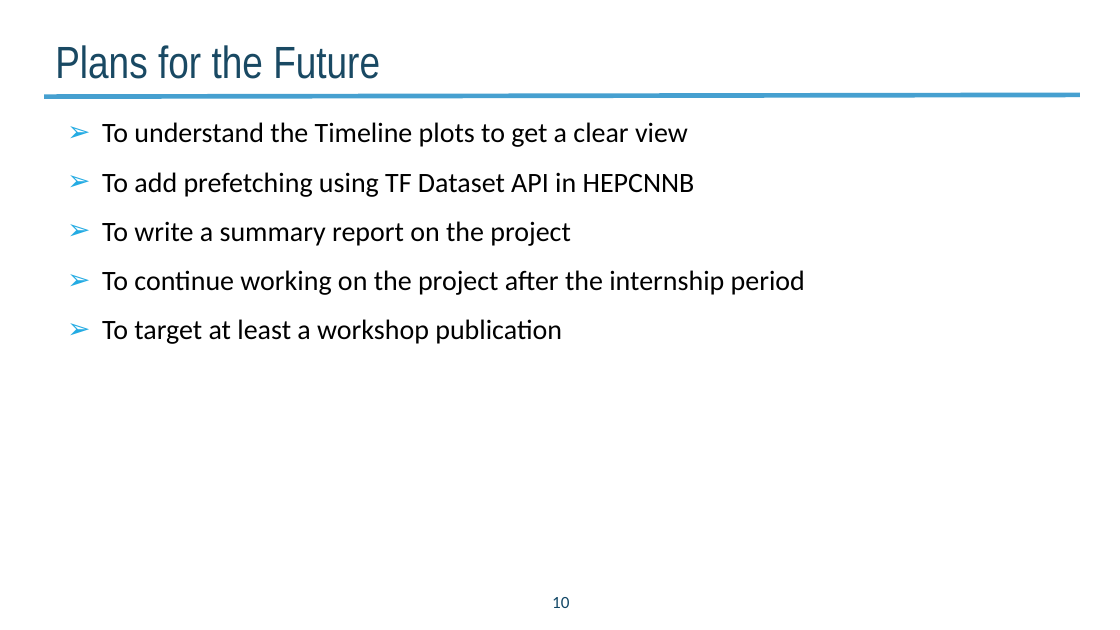
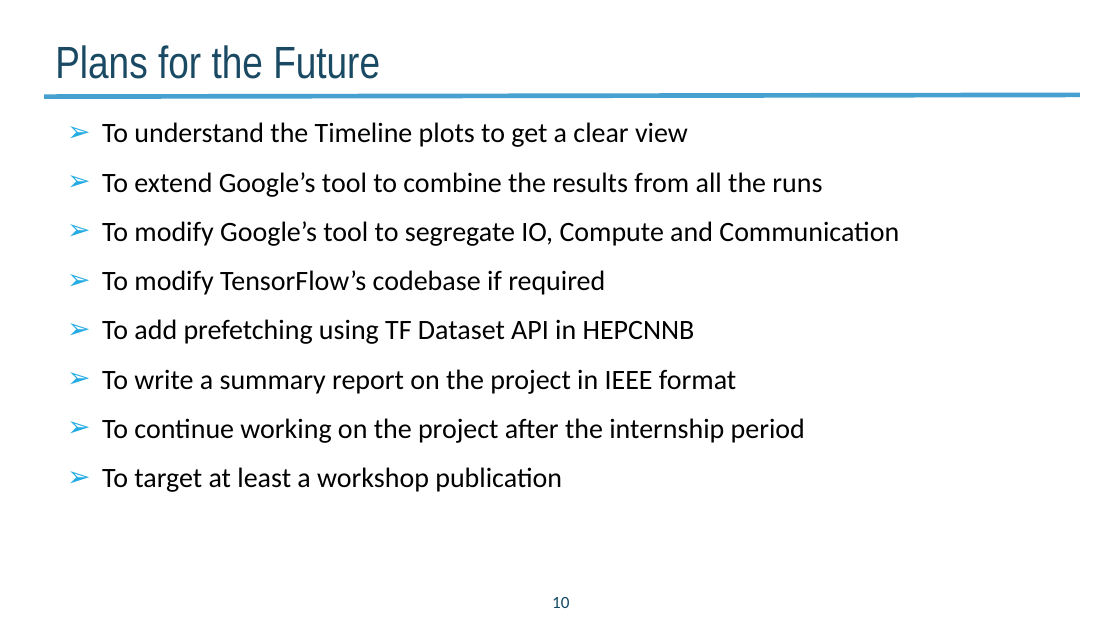
Before and after one commit to NERSC/DL-Parallel-IO, a slide deck: slide 10 of documents/slides/Project_Progress_20180810.pptx. Drawn at 1120x630 pixels with LibreOffice and Linux fonts; fonts in the diff are those of the drawing; background and template pictures are left out. Boxes give left, top, right and bottom in pixels: in the first picture for what was removed or moved away, otherwise in the second. Text is boxed around its words. In the diff, an @@ line names an element or a change of style, - is before the commit and + after.

```diff
--- a/documents/slides/Project_Progress_20180810.pptx
+++ b/documents/slides/Project_Progress_20180810.pptx
@@ text at bbox=[102, 172, 899, 295]: paragraphs added @@
+➢ To extend Google’s tool to combine the results from all the runs
+➢ To modify Google’s tool to segregate IO, Compute and Communication
+➢ To modify TensorFlow’s codebase if required
@@ text at bbox=[102, 369, 736, 394]: text changed @@
-➢ To write a summary report on the project
+➢ To write a summary report on the project in IEEE format
```
Also in this commit, not shown: 3 other slides changed, 2 other files.
